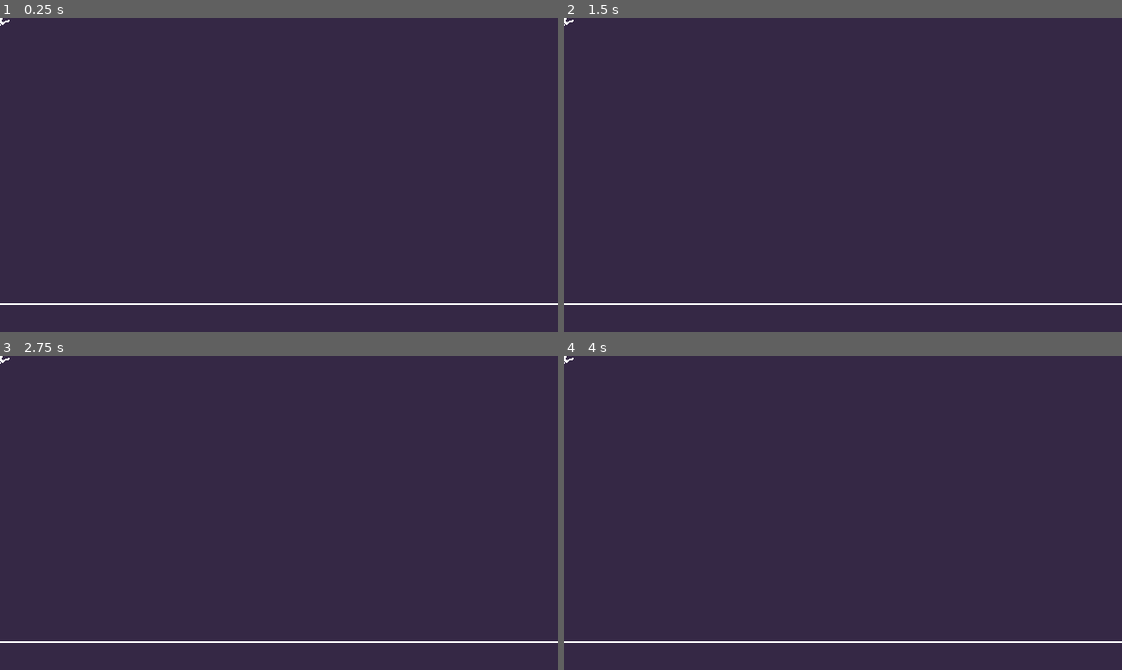
Above: before the commit, frames 1-4 (two rows, left to right).
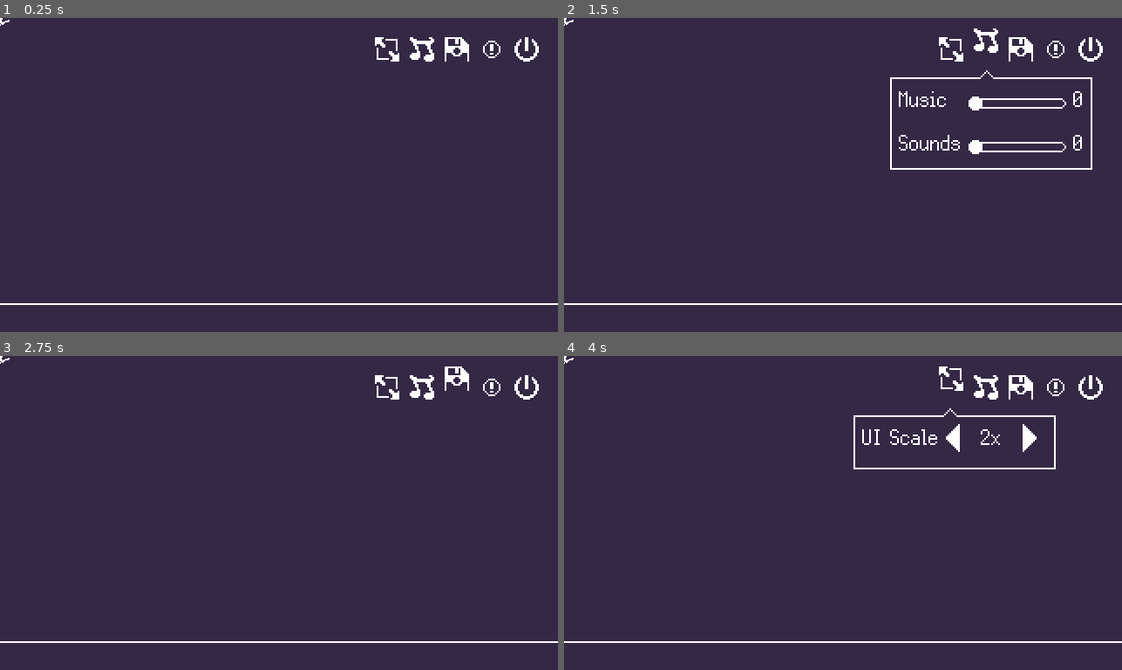
Above: after the commit, the same moments.

Repository: nicokumike/MajoKara
Game: Godot game, scene res://main.tscn
Same seed, same stepped clock (60 frames per second), same inputs: the game is played once before the commit and once after it.
Inputs (mouse positions are in pixels of both pictures, inside the frame that each line leads up to):
- Up to frame 1 (0.25 s): no input
- Up to frame 2 (1.5 s): click (949, 49) at 0.52 s; click (988, 49) at 1.27 s
- Up to frame 3 (2.75 s): click (457, 387) at 2.02 s
- Up to frame 4 (4 s): click (1055, 387) at 2.77 s; click (949, 387) at 3.52 s

The runs differ from the first frame. In frame 1, 0.7% of the frame differs, in the area x 67-97%, y 6-14%; in frame 2, 2.1%, in the area x 58-97%, y 3-49%; in frame 3, 0.7%; in frame 4, 1.6%.

Commit message:
settings improvements

Diff:
--- /dev/null
+++ b/UI/button_effects.gd
@@ -0,0 +1,11 @@
+extends TextureButton
+
+
+
+
+
+func _on_toggled(toggled_on):
+	if toggled_on == true:
+		position.y -= 5
+	else:
+		position.y += 5
--- a/UI/camera_base.tscn
+++ b/UI/camera_base.tscn
@@ -3,4 +3,5 @@
 [ext_resource type="Script" uid="uid://d32j5pdvmre3t" path="res://UI/camera_base.gd" id="1_btjk8"]
 
 [node name="CameraBase" type="Camera2D"]
+position_smoothing_enabled = true
 script = ExtResource("1_btjk8")
--- /dev/null
+++ b/UI/settings.gd
@@ -0,0 +1,58 @@
+extends Control
+
+var ui_scale = 2
+var ui_scale_factor = 2
+
+@onready var scale_label = $UiScale/HBoxContainer/VBoxContainer3/ScaleLabel
+@onready var ui_scale_panel = $UiScale
+@onready var sound_settings_panel = $SoundSettings
+
+
+
+func _ready():
+	scale_label.text = str("2x")
+	scale = Vector2(ui_scale_factor, ui_scale_factor)
+
+func _on_ui_scale_down_pressed():
+	if ui_scale == 1:
+		ui_scale = 3
+		change_ui_scale(ui_scale)
+	else:
+		ui_scale -= 1
+		change_ui_scale(ui_scale)
+func _on_ui_scale_up_pressed():
+	if ui_scale == 3:
+		ui_scale = 1
+		change_ui_scale(ui_scale)
+	else:
+		ui_scale += 1
+		change_ui_scale(ui_scale)
+
+func change_ui_scale(value):
+	match value:
+		1:
+			ui_scale_factor = 1
+			scale = Vector2(ui_scale_factor, ui_scale_factor)
+			scale_label.text = str("1x")
+		2:
+			ui_scale_factor = 2
+			scale = Vector2(ui_scale_factor, ui_scale_factor)
+			scale_label.text = str("2x")
+		3:
+			ui_scale_factor = 4
+			scale = Vector2(ui_scale_factor, ui_scale_factor)
+			scale_label.text = str("4x")
+
+
+func _on_ui_scale_button_toggled(toggled_on):
+	if toggled_on == true:
+		ui_scale_panel.visible = true
+	else:
+		ui_scale_panel.visible = false
+
+
+func _on_sound_button_toggled(toggled_on):
+	if toggled_on == true:
+		sound_settings_panel.visible = true
+	else:
+		sound_settings_panel.visible = false
--- a/UI/settings.tscn
+++ b/UI/settings.tscn
@@ -1,27 +1,64 @@
-[gd_scene load_steps=11 format=3 uid="uid://bp63b4jst0q7r"]
+[gd_scene load_steps=22 format=3 uid="uid://bp63b4jst0q7r"]
 
 [ext_resource type="Texture2D" uid="uid://57coq20jjur2" path="res://Assets/UI/resize.png" id="1_fb0e8"]
+[ext_resource type="Script" uid="uid://b4el1pyodj2ha" path="res://UI/settings.gd" id="1_sxqi7"]
 [ext_resource type="Texture2D" uid="uid://bq67khybdjo5t" path="res://Assets/UI/sound.png" id="2_lgafb"]
+[ext_resource type="Script" uid="uid://dolsklnn71gqq" path="res://UI/button_effects.gd" id="3_meugl"]
 [ext_resource type="Texture2D" uid="uid://cg8l50j21y4f2" path="res://Assets/UI/save.png" id="3_ww78k"]
 [ext_resource type="Texture2D" uid="uid://cclwd7tetkape" path="res://Assets/UI/about.png" id="4_q4n24"]
 [ext_resource type="Texture2D" uid="uid://be1ar03gqvf0b" path="res://Assets/UI/quit.png" id="5_ba51m"]
 [ext_resource type="Theme" uid="uid://g8abk264gjw4" path="res://Assets/UI/Themes/label.tres" id="6_q4n24"]
 [ext_resource type="Texture2D" uid="uid://bq74mwa4la5ir" path="res://Assets/UI/NinePatchBox.png" id="7_ba51m"]
 [ext_resource type="Texture2D" uid="uid://yy7njkdgesmm" path="res://Assets/UI/BoxTail.png" id="8_qrduu"]
+[ext_resource type="Texture2D" uid="uid://oksowke0cvyq" path="res://Assets/UI/sliderhead.png" id="9_opicb"]
+[ext_resource type="Texture2D" uid="uid://ce3n6dgqprf6s" path="res://Assets/UI/arrow2.png" id="10_ioe6w"]
+[ext_resource type="Texture2D" uid="uid://drjg73yts6a7u" path="res://Assets/UI/sliderbodyunfilled.png" id="10_sxqi7"]
+[ext_resource type="Texture2D" uid="uid://5r5q3ybsp4o8" path="res://Assets/UI/arrow.png" id="11_meugl"]
+[ext_resource type="Texture2D" uid="uid://wnxh2tb7nmyg" path="res://Assets/UI/sliderbodyfilled.png" id="11_vh4ik"]
 
 [sub_resource type="ButtonGroup" id="ButtonGroup_qrduu"]
 allow_unpress = true
 
 [sub_resource type="StyleBoxFlat" id="StyleBoxFlat_opicb"]
-bg_color = Color(0.134, 0.08, 0.2, 1)
+bg_color = Color(0.207843, 0.156863, 0.270588, 1)
+
+[sub_resource type="StyleBoxTexture" id="StyleBoxTexture_opicb"]
+texture = ExtResource("11_vh4ik")
+texture_margin_left = 3.0
+texture_margin_top = 3.0
+texture_margin_right = 3.0
+texture_margin_bottom = 3.0
+
+[sub_resource type="StyleBoxTexture" id="StyleBoxTexture_vh4ik"]
+texture = ExtResource("11_vh4ik")
+texture_margin_left = 3.0
+texture_margin_top = 3.0
+texture_margin_right = 3.0
+texture_margin_bottom = 3.0
+
+[sub_resource type="StyleBoxTexture" id="StyleBoxTexture_sxqi7"]
+texture = ExtResource("10_sxqi7")
+texture_margin_left = 3.0
+texture_margin_top = 3.0
+texture_margin_right = 3.0
+texture_margin_bottom = 3.0
+
+[sub_resource type="Theme" id="Theme_opicb"]
+HSlider/icons/grabber = ExtResource("9_opicb")
+HSlider/icons/grabber_disabled = ExtResource("9_opicb")
+HSlider/icons/grabber_highlight = ExtResource("9_opicb")
+HSlider/icons/tick = null
+HSlider/styles/grabber_area = SubResource("StyleBoxTexture_opicb")
+HSlider/styles/grabber_area_highlight = SubResource("StyleBoxTexture_vh4ik")
+HSlider/styles/slider = SubResource("StyleBoxTexture_sxqi7")
 
 [node name="Settings" type="Control"]
 layout_mode = 3
-anchors_preset = 15
-anchor_right = 1.0
-anchor_bottom = 1.0
-grow_horizontal = 2
-grow_vertical = 2
+anchors_preset = 1
+anchor_left = 1.0
+anchor_right = 1.0
+grow_horizontal = 0
+script = ExtResource("1_sxqi7")
 
 [node name="MarginContainer" type="MarginContainer" parent="."]
 layout_mode = 1
@@ -40,97 +77,81 @@
 size_flags_vertical = 0
 alignment = 1
 
-[node name="TextureRect" type="TextureRect" parent="MarginContainer/HBoxContainer"]
-layout_mode = 2
-texture = ExtResource("1_fb0e8")
-
-[node name="Button" type="Button" parent="MarginContainer/HBoxContainer/TextureRect"]
-self_modulate = Color(1, 1, 1, 0)
-layout_mode = 1
-anchors_preset = 15
-anchor_right = 1.0
-anchor_bottom = 1.0
-grow_horizontal = 2
-grow_vertical = 2
-toggle_mode = true
-button_group = SubResource("ButtonGroup_qrduu")
-
-[node name="TextureRect2" type="TextureRect" parent="MarginContainer/HBoxContainer"]
-layout_mode = 2
-texture = ExtResource("2_lgafb")
-
-[node name="Button" type="Button" parent="MarginContainer/HBoxContainer/TextureRect2"]
-self_modulate = Color(1, 1, 1, 0)
-layout_mode = 1
-anchors_preset = 15
-anchor_right = 1.0
-anchor_bottom = 1.0
-grow_horizontal = 2
-grow_vertical = 2
-toggle_mode = true
-button_group = SubResource("ButtonGroup_qrduu")
-
-[node name="TextureRect3" type="TextureRect" parent="MarginContainer/HBoxContainer"]
-layout_mode = 2
-texture = ExtResource("3_ww78k")
-
-[node name="Button" type="Button" parent="MarginContainer/HBoxContainer/TextureRect3"]
-self_modulate = Color(1, 1, 1, 0)
-layout_mode = 1
-anchors_preset = 15
-anchor_right = 1.0
-anchor_bottom = 1.0
-grow_horizontal = 2
-grow_vertical = 2
-toggle_mode = true
-button_group = SubResource("ButtonGroup_qrduu")
-
-[node name="TextureRect4" type="TextureRect" parent="MarginContainer/HBoxContainer"]
-layout_mode = 2
-texture = ExtResource("4_q4n24")
-
-[node name="Button" type="Button" parent="MarginContainer/HBoxContainer/TextureRect4"]
-self_modulate = Color(1, 1, 1, 0)
-layout_mode = 1
-anchors_preset = 15
-anchor_right = 1.0
-anchor_bottom = 1.0
-grow_horizontal = 2
-grow_vertical = 2
-toggle_mode = true
-button_group = SubResource("ButtonGroup_qrduu")
-
-[node name="TextureRect5" type="TextureRect" parent="MarginContainer/HBoxContainer"]
-layout_mode = 2
-texture = ExtResource("5_ba51m")
-
-[node name="Button" type="Button" parent="MarginContainer/HBoxContainer/TextureRect5"]
-self_modulate = Color(1, 1, 1, 0)
-layout_mode = 1
-anchors_preset = 15
-anchor_right = 1.0
-anchor_bottom = 1.0
-grow_horizontal = 2
-grow_vertical = 2
-toggle_mode = true
-button_group = SubResource("ButtonGroup_qrduu")
-
-[node name="Label" type="Label" parent="."]
-layout_mode = 1
-anchors_preset = 15
-anchor_right = 1.0
-anchor_bottom = 1.0
-offset_left = 498.0
-offset_top = 44.0
-offset_right = -134.0
-offset_bottom = -253.0
-grow_horizontal = 2
-grow_vertical = 2
+[node name="UiScaleButton" type="TextureButton" parent="MarginContainer/HBoxContainer"]
+layout_mode = 2
+toggle_mode = true
+button_group = SubResource("ButtonGroup_qrduu")
+texture_normal = ExtResource("1_fb0e8")
+texture_pressed = ExtResource("1_fb0e8")
+texture_hover = ExtResource("1_fb0e8")
+texture_disabled = ExtResource("1_fb0e8")
+texture_focused = ExtResource("1_fb0e8")
+script = ExtResource("3_meugl")
+
+[node name="SoundButton" type="TextureButton" parent="MarginContainer/HBoxContainer"]
+layout_mode = 2
+toggle_mode = true
+button_group = SubResource("ButtonGroup_qrduu")
+texture_normal = ExtResource("2_lgafb")
+texture_pressed = ExtResource("2_lgafb")
+texture_hover = ExtResource("2_lgafb")
+texture_disabled = ExtResource("2_lgafb")
+texture_focused = ExtResource("2_lgafb")
+script = ExtResource("3_meugl")
+
+[node name="SaveButton" type="TextureButton" parent="MarginContainer/HBoxContainer"]
+layout_mode = 2
+toggle_mode = true
+button_group = SubResource("ButtonGroup_qrduu")
+texture_normal = ExtResource("3_ww78k")
+texture_pressed = ExtResource("3_ww78k")
+texture_hover = ExtResource("3_ww78k")
+texture_disabled = ExtResource("3_ww78k")
+texture_focused = ExtResource("3_ww78k")
+script = ExtResource("3_meugl")
+
+[node name="InfoButton" type="TextureButton" parent="MarginContainer/HBoxContainer"]
+layout_mode = 2
+toggle_mode = true
+button_group = SubResource("ButtonGroup_qrduu")
+texture_normal = ExtResource("4_q4n24")
+texture_pressed = ExtResource("4_q4n24")
+texture_hover = ExtResource("4_q4n24")
+texture_disabled = ExtResource("4_q4n24")
+texture_focused = ExtResource("4_q4n24")
+script = ExtResource("3_meugl")
+
+[node name="QuitButton" type="TextureButton" parent="MarginContainer/HBoxContainer"]
+layout_mode = 2
+toggle_mode = true
+button_group = SubResource("ButtonGroup_qrduu")
+texture_normal = ExtResource("5_ba51m")
+texture_pressed = ExtResource("5_ba51m")
+texture_hover = ExtResource("5_ba51m")
+texture_disabled = ExtResource("5_ba51m")
+texture_focused = ExtResource("5_ba51m")
+script = ExtResource("3_meugl")
+
+[node name="UiScale" type="Label" parent="."]
+visible = false
+layout_mode = 1
+anchors_preset = -1
+anchor_left = 1.0
+anchor_right = 1.0
+offset_left = -149.0
+offset_top = 39.0
+offset_right = -43.0
+offset_bottom = 60.0
+grow_horizontal = 2
+grow_vertical = 2
+size_flags_horizontal = 3
+size_flags_vertical = 1
 theme = ExtResource("6_q4n24")
-text = "Resize Options"
-vertical_alignment = 1
-
-[node name="MarginContainer" type="MarginContainer" parent="Label"]
+vertical_alignment = 1
+visible_characters = 0
+visible_ratio = -0.0175439
+
+[node name="MarginContainer" type="MarginContainer" parent="UiScale"]
 layout_mode = 1
 anchors_preset = 15
 anchor_right = 1.0
@@ -142,7 +163,7 @@
 theme_override_constants/margin_right = -5
 theme_override_constants/margin_bottom = -5
 
-[node name="NinePatchRect" type="NinePatchRect" parent="Label/MarginContainer"]
+[node name="NinePatchRect" type="NinePatchRect" parent="UiScale/MarginContainer"]
 layout_mode = 2
 texture = ExtResource("7_ba51m")
 patch_margin_left = 1
@@ -150,7 +171,109 @@
 patch_margin_right = 1
 patch_margin_bottom = 1
 
-[node name="PanelContainer" type="PanelContainer" parent="Label/MarginContainer/NinePatchRect"]
+[node name="PanelContainer" type="PanelContainer" parent="UiScale/MarginContainer/NinePatchRect"]
+z_index = -1
+layout_mode = 1
+anchors_preset = 15
+anchor_right = 1.0
+anchor_bottom = 1.0
+grow_horizontal = 2
+grow_vertical = 2
+theme_override_styles/panel = SubResource("StyleBoxFlat_opicb")
+
+[node name="BoxTail" type="Sprite2D" parent="UiScale"]
+position = Vector2(51, -1)
+rotation = -3.14159
+texture = ExtResource("8_qrduu")
+
+[node name="HBoxContainer" type="HBoxContainer" parent="UiScale"]
+layout_mode = 1
+anchors_preset = 10
+anchor_right = 1.0
+offset_bottom = 21.0
+grow_horizontal = 2
+size_flags_vertical = 3
+
+[node name="VBoxContainer2" type="VBoxContainer" parent="UiScale/HBoxContainer"]
+layout_mode = 2
+
+[node name="Label" type="Label" parent="UiScale/HBoxContainer/VBoxContainer2"]
+layout_mode = 2
+size_flags_horizontal = 0
+size_flags_vertical = 0
+text = "UI Scale"
+horizontal_alignment = 1
+vertical_alignment = 1
+
+[node name="VBoxContainer4" type="VBoxContainer" parent="UiScale/HBoxContainer"]
+layout_mode = 2
+
+[node name="UiScaleDown" type="TextureButton" parent="UiScale/HBoxContainer/VBoxContainer4"]
+layout_mode = 2
+texture_normal = ExtResource("10_ioe6w")
+texture_pressed = ExtResource("10_ioe6w")
+texture_hover = ExtResource("10_ioe6w")
+texture_disabled = ExtResource("10_ioe6w")
+texture_focused = ExtResource("10_ioe6w")
+
+[node name="VBoxContainer3" type="VBoxContainer" parent="UiScale/HBoxContainer"]
+layout_mode = 2
+
+[node name="ScaleLabel" type="Label" parent="UiScale/HBoxContainer/VBoxContainer3"]
+layout_mode = 2
+text = "2x"
+
+[node name="VBoxContainer" type="VBoxContainer" parent="UiScale/HBoxContainer"]
+layout_mode = 2
+
+[node name="UiScaleUp" type="TextureButton" parent="UiScale/HBoxContainer/VBoxContainer"]
+layout_mode = 2
+texture_normal = ExtResource("11_meugl")
+texture_pressed = ExtResource("11_meugl")
+texture_hover = ExtResource("11_meugl")
+texture_disabled = ExtResource("11_meugl")
+texture_focused = ExtResource("11_meugl")
+
+[node name="SoundSettings" type="Label" parent="."]
+visible = false
+layout_mode = 1
+anchors_preset = -1
+anchor_left = 1.0
+anchor_right = 1.0
+offset_left = -128.0
+offset_top = 39.0
+offset_right = -22.0
+offset_bottom = 82.0
+grow_horizontal = 2
+grow_vertical = 2
+size_flags_horizontal = 3
+size_flags_vertical = 1
+theme = ExtResource("6_q4n24")
+vertical_alignment = 1
+visible_characters = 0
+visible_ratio = 0.0
+
+[node name="MarginContainer" type="MarginContainer" parent="SoundSettings"]
+layout_mode = 1
+anchors_preset = 15
+anchor_right = 1.0
+anchor_bottom = 1.0
+grow_horizontal = 2
+grow_vertical = 2
+theme_override_constants/margin_left = -5
+theme_override_constants/margin_top = -5
+theme_override_constants/margin_right = -5
+theme_override_constants/margin_bottom = -5
+
+[node name="NinePatchRect" type="NinePatchRect" parent="SoundSettings/MarginContainer"]
+layout_mode = 2
+texture = ExtResource("7_ba51m")
+patch_margin_left = 1
+patch_margin_top = 1
+patch_margin_right = 1
+patch_margin_bottom = 1
+
+[node name="PanelContainer" type="PanelContainer" parent="SoundSettings/MarginContainer/NinePatchRect"]
 visible = false
 z_index = -1
 layout_mode = 1
@@ -161,7 +284,77 @@
 grow_vertical = 2
 theme_override_styles/panel = SubResource("StyleBoxFlat_opicb")
 
-[node name="BoxTail" type="Sprite2D" parent="."]
-position = Vector2(538, 0)
+[node name="BoxTail" type="Sprite2D" parent="SoundSettings"]
+position = Vector2(51, -1)
 rotation = -3.14159
 texture = ExtResource("8_qrduu")
+
+[node name="HBoxContainer" type="HBoxContainer" parent="SoundSettings"]
+layout_mode = 1
+anchors_preset = 10
+anchor_right = 1.0
+offset_bottom = 21.0
+grow_horizontal = 2
+size_flags_vertical = 3
+
+[node name="VBoxContainer2" type="VBoxContainer" parent="SoundSettings/HBoxContainer"]
+layout_mode = 2
+
+[node name="Label" type="Label" parent="SoundSettings/HBoxContainer/VBoxContainer2"]
+layout_mode = 2
+size_flags_horizontal = 0
+size_flags_vertical = 0
+text = "Music"
+horizontal_alignment = 1
+vertical_alignment = 1
+
+[node name="Label2" type="Label" parent="SoundSettings/HBoxContainer/VBoxContainer2"]
+layout_mode = 2
+size_flags_horizontal = 0
+size_flags_vertical = 0
+text = "Sounds"
+horizontal_alignment = 1
+vertical_alignment = 1
+
+[node name="VBoxContainer" type="VBoxContainer" parent="SoundSettings/HBoxContainer"]
+layout_mode = 2
+size_flags_horizontal = 3
+
+[node name="Sound" type="HSlider" parent="SoundSettings/HBoxContainer/VBoxContainer"]
+layout_mode = 2
+size_flags_horizontal = 3
+size_flags_vertical = 3
+theme = SubResource("Theme_opicb")
+max_value = 9.0
+
+[node name="Sound2" type="HSlider" parent="SoundSettings/HBoxContainer/VBoxContainer"]
+layout_mode = 2
+size_flags_horizontal = 3
+size_flags_vertical = 3
+theme = SubResource("Theme_opicb")
+max_value = 9.0
+
+[node name="VBoxContainer3" type="VBoxContainer" parent="SoundSettings/HBoxContainer"]
+layout_mode = 2
+
+[node name="SoundLabel" type="Label" parent="SoundSettings/HBoxContainer/VBoxContainer3"]
+layout_mode = 2
+text = "0"
+
+[node name="SoundLabel2" type="Label" parent="SoundSettings/HBoxContainer/VBoxContainer3"]
+layout_mode = 2
+text = "0"
+
+[connection signal="toggled" from="MarginContainer/HBoxContainer/UiScaleButton" to="." method="_on_ui_scale_button_toggled"]
+[connection signal="toggled" from="MarginContainer/HBoxContainer/UiScaleButton" to="MarginContainer/HBoxContainer/UiScaleButton" method="_on_toggled"]
+[connection signal="toggled" from="MarginContainer/HBoxContainer/SoundButton" to="." method="_on_sound_button_toggled"]
+[connection signal="toggled" from="MarginContainer/HBoxContainer/SoundButton" to="MarginContainer/HBoxContainer/SoundButton" method="_on_toggled"]
+[connection signal="toggled" from="MarginContainer/HBoxContainer/SaveButton" to="MarginContainer/HBoxContainer/SaveButton" method="_on_toggled"]
+[connection signal="toggled" from="MarginContainer/HBoxContainer/InfoButton" to="MarginContainer/HBoxContainer/InfoButton" method="_on_toggled"]
+[connection signal="toggled" from="MarginContainer/HBoxContainer/QuitButton" to="MarginContainer/HBoxContainer/QuitButton" method="_on_toggled"]
+[connection signal="pressed" from="UiScale/HBoxContainer/VBoxContainer4/UiScaleDown" to="." method="_on_ui_scale_down_pressed"]
+[connection signal="pressed" from="UiScale/HBoxContainer/VBoxContainer/UiScaleUp" to="." method="_on_ui_scale_up_pressed"]
+[connection signal="changed" from="SoundSettings/HBoxContainer/VBoxContainer/Sound" to="." method="_on_h_slider_changed"]
+[connection signal="value_changed" from="SoundSettings/HBoxContainer/VBoxContainer/Sound" to="." method="_on_ui_scale_slider_value_changed"]
+[connection signal="changed" from="SoundSettings/HBoxContainer/VBoxContainer/Sound2" to="." method="_on_h_slider_changed"]
+[connection signal="value_changed" from="SoundSettings/HBoxContainer/VBoxContainer/Sound2" to="." method="_on_ui_scale_slider_value_changed"]
--- a/main.tscn
+++ b/main.tscn
@@ -1,7 +1,8 @@
-[gd_scene load_steps=4 format=3 uid="uid://coals5d42dy5e"]
+[gd_scene load_steps=5 format=3 uid="uid://coals5d42dy5e"]
 
 [ext_resource type="PackedScene" uid="uid://y56dift1p0bn" path="res://Entities/Environment/ground.tscn" id="1_lquwl"]
 [ext_resource type="PackedScene" uid="uid://ca2sradfan2sr" path="res://UI/camera_base.tscn" id="2_7mycd"]
+[ext_resource type="PackedScene" uid="uid://bp63b4jst0q7r" path="res://UI/settings.tscn" id="4_1bvp3"]
 [ext_resource type="PackedScene" uid="uid://b0y64d8gapnei" path="res://Entities/Ojamajos/ojamajo.tscn" id="10_4c57u"]
 
 [node name="Main" type="Node2D"]
@@ -18,5 +19,14 @@
 wait_time = 0.1
 one_shot = true
 
+[node name="CanvasLayer" type="CanvasLayer" parent="."]
+
+[node name="Settings" parent="CanvasLayer" instance=ExtResource("4_1bvp3")]
+anchors_preset = 1
+anchor_left = 1.0
+anchor_bottom = 0.0
+grow_horizontal = 0
+grow_vertical = 1
+
 [connection signal="timeout" from="Resize_Timer" to="CameraBase" method="_on_resize_timer_timeout"]
 [connection signal="timeout" from="Resize_Timer" to="Ground" method="_on_resize_timer_timeout"]
Binary file added: Assets/UI/arrow.png
Not shown, added: Assets/UI/arrow.png.import
Binary file added: Assets/UI/arrow2.png
Not shown, added: Assets/UI/arrow2.png.import
Binary file added: Assets/UI/sliderbodyfilled.png
Not shown, added: Assets/UI/sliderbodyfilled.png.import
Binary file added: Assets/UI/sliderbodyunfilled.png
Not shown, added: Assets/UI/sliderbodyunfilled.png.import
Binary file added: Assets/UI/sliderhead.png
Not shown, added: Assets/UI/sliderhead.png.import
Not shown, added: UI/button_effects.gd.uid
Not shown, added: UI/settings.gd.uid
